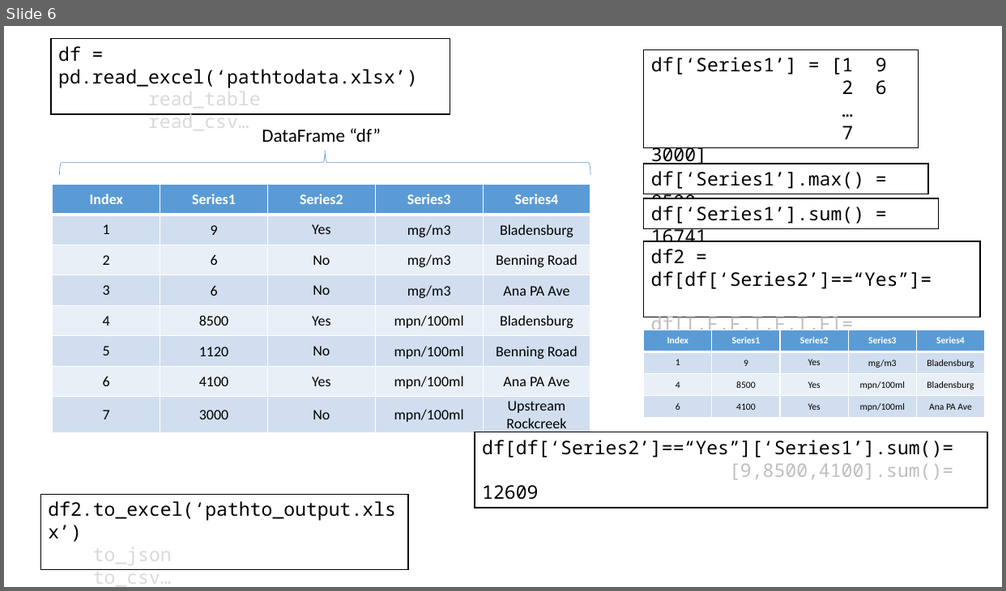
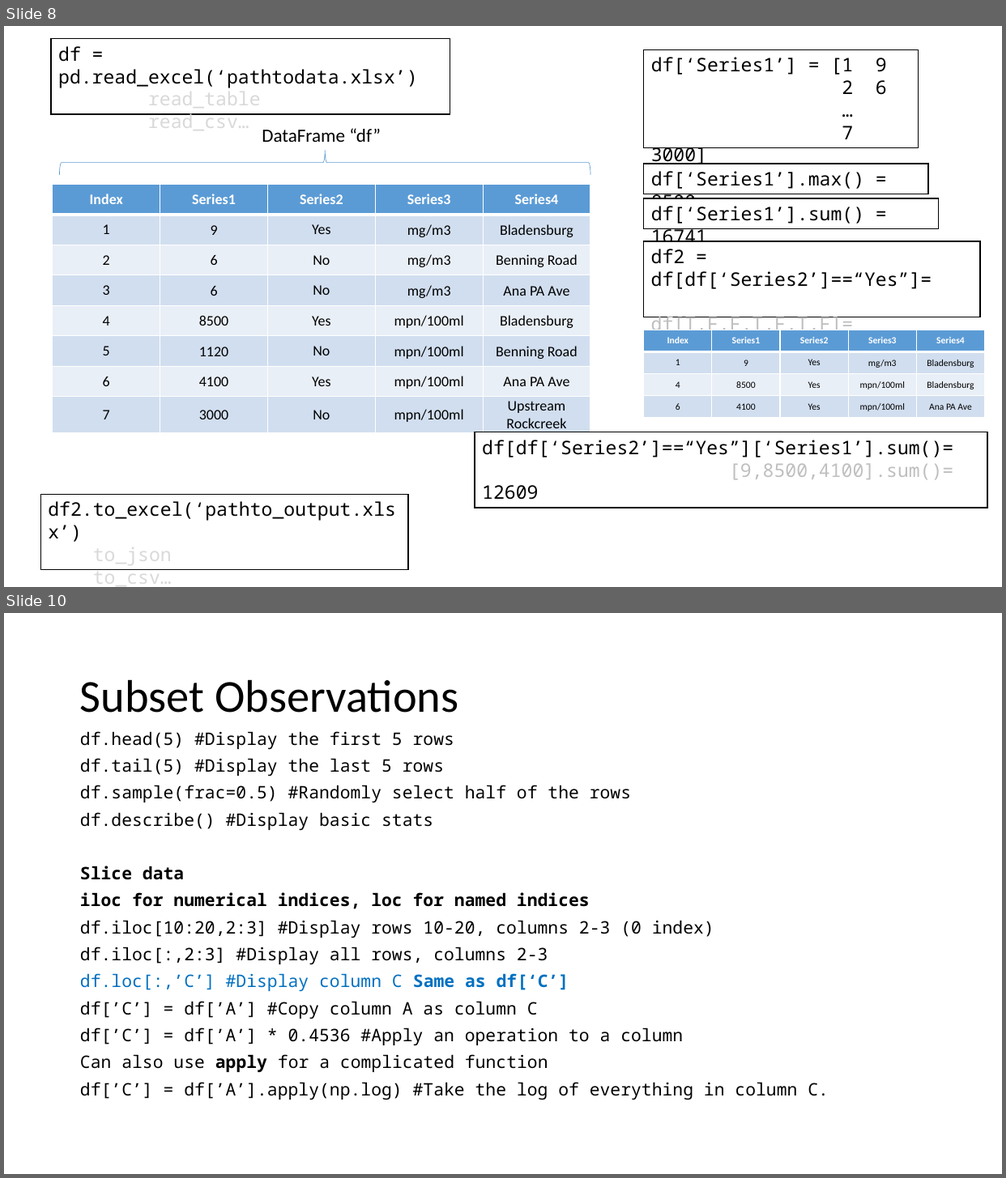
Before and after one commit to LimnoTech/Python-Data-Analysis-Course, a slide deck: Day2/UsingPandas/Introduction to Pandas.pptx. Shown one above the other, each under a label of ours: slide 6 before the commit, slides 8 and 10 after it; the slides between them are not shown. The pictures are 1006x591 and 1006x1178 pixels, drawn with LibreOffice and Linux fonts; fonts in the diff are those of the drawing. Boxes give left, top, right and bottom in pixels: in the first picture for what was removed or moved away, otherwise in the second. Text is boxed around its words. In the diff, an @@ line names an element or a change of style, - is before the commit and + after.

```diff
--- a/Day2/UsingPandas/Introduction to Pandas.pptx
+++ b/Day2/UsingPandas/Introduction to Pandas.pptx
@@ slide 10 added at (x1=4, y1=613, x2=1002, y2=1174), background #FFFFFF @@
@@ title added at (x1=80, y1=679, x2=458, y2=713), 44 pt, text #000000 @@
+Subset Observations
@@ text added at (x1=80, y1=731, x2=829, y2=1101), 16.6 pt, text #000000 @@
+df.head(5) #Display the first 5 rows
+df.tail(5) #Display the last 5 rows
+df.sample(frac=0.5) #Randomly select half of the rows
+df.describe() #Display basic stats
+Slice data
+iloc for numerical indices, loc for named indices
+df.iloc[10:20,2:3] #Display rows 10-20, columns 2-3 (0 index)
+df.iloc[:,2:3] #Display all rows, columns 2-3
+df.loc[:,’C’] #Display column C Same as df[‘C’]
+df[’C’] = df[’A’] #Copy column A as column C
+df[’C’] = df[’A’] * 0.4536 #Apply an operation to a column
+Can also use apply for a complicated function
+df[’C’] = df[’A’].apply(np.log) #Take the log of everything in column C.
@@ what was slide 6 is now slide 8 @@
```
Also in this commit, not shown: 1 slide changed, 4 other slides added, 8 other files.
